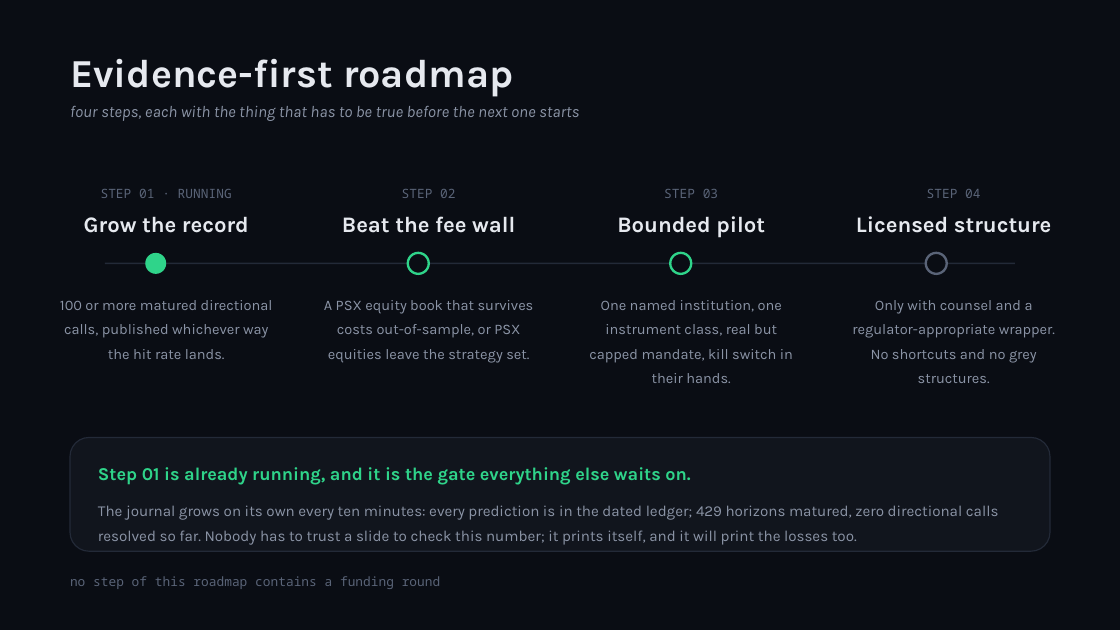
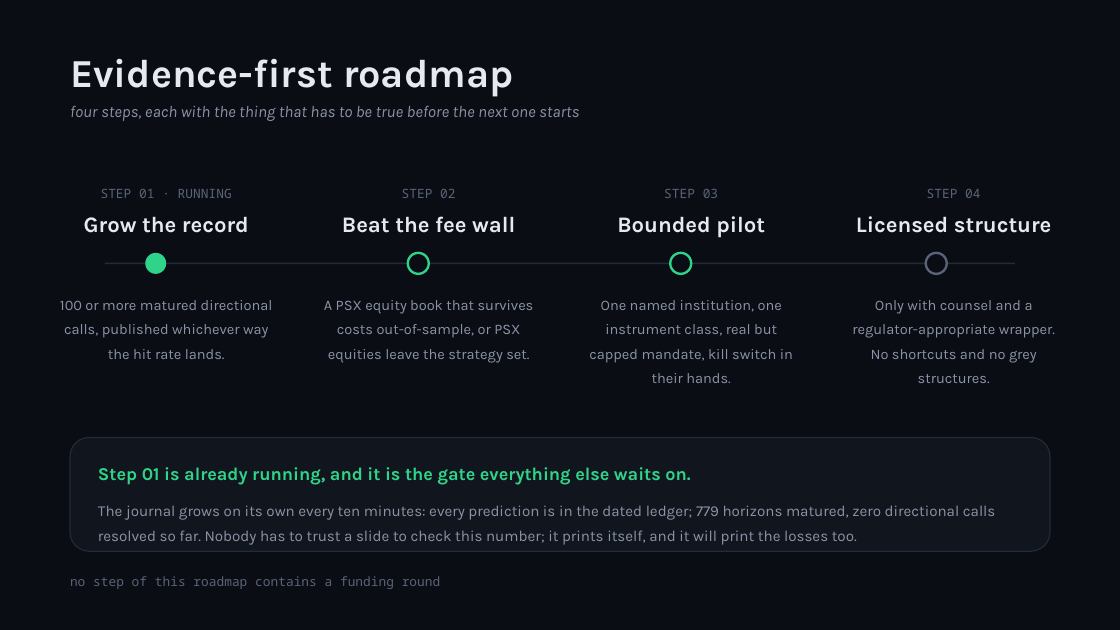
Before and after one commit to zhaider5142009-oss/kairos, a slide deck: slide 11 of docs/investors/KAIROS_Investor_Deck.pptx. Drawn at 1120x630 pixels with LibreOffice and Linux fonts; fonts in the diff are those of the drawing. Boxes give left, top, right and bottom in pixels: in the first picture for what was removed or moved away, otherwise in the second. Text is boxed around its words. In the diff, an @@ line names an element or a change of style, - is before the commit and + after.

Commit message:
A call made on a Saturday was graded from the wrong Monday
The resolver anchored each horizon on the first bar *at or after* the snapshot
date. A call made when no new bar has printed since the last session — a weekend,
a holiday, a pre-open poll — therefore started its horizon at the *next* session's
close: the call's own first session and the whole weekend gap it contained never
entered the result, and the row matured a session later than the horizon it
claims. On the live journal 4,231 rows were pending and not one of them could
mature under that rule, while 350 had already elapsed.

The anchor is now the last close the call could have seen. A Saturday call and
the same call stamped on the Friday score identically. When the series begins
after the call, the earliest bar is still used, so the window never opens before
the call. Rows already resolved are untouched; resolving the backlog takes the
record from 429 to 779 matured, still every one a non-trade, so the hit-rate gate
does not move. 1,900 directional calls are pending and mature 27–30 October.

```diff
--- a/docs/investors/KAIROS_Investor_Deck.pptx
+++ b/docs/investors/KAIROS_Investor_Deck.pptx
@@ text at box(98, 505, 996, 545): text changed @@
-The journal grows on its own every ten minutes: every prediction is in the dated ledger; 429 horizons matured, zero directional calls resolved so far. Nobody has to trust a slide to check this number; it prints itself, and it will print the losses too.
+The journal grows on its own every ten minutes: every prediction is in the dated ledger; 779 horizons matured, zero directional calls resolved so far. Nobody has to trust a slide to check this number; it prints itself, and it will print the losses too.
```
Also in this commit, not shown: 3 other slides changed, 10 other files.
